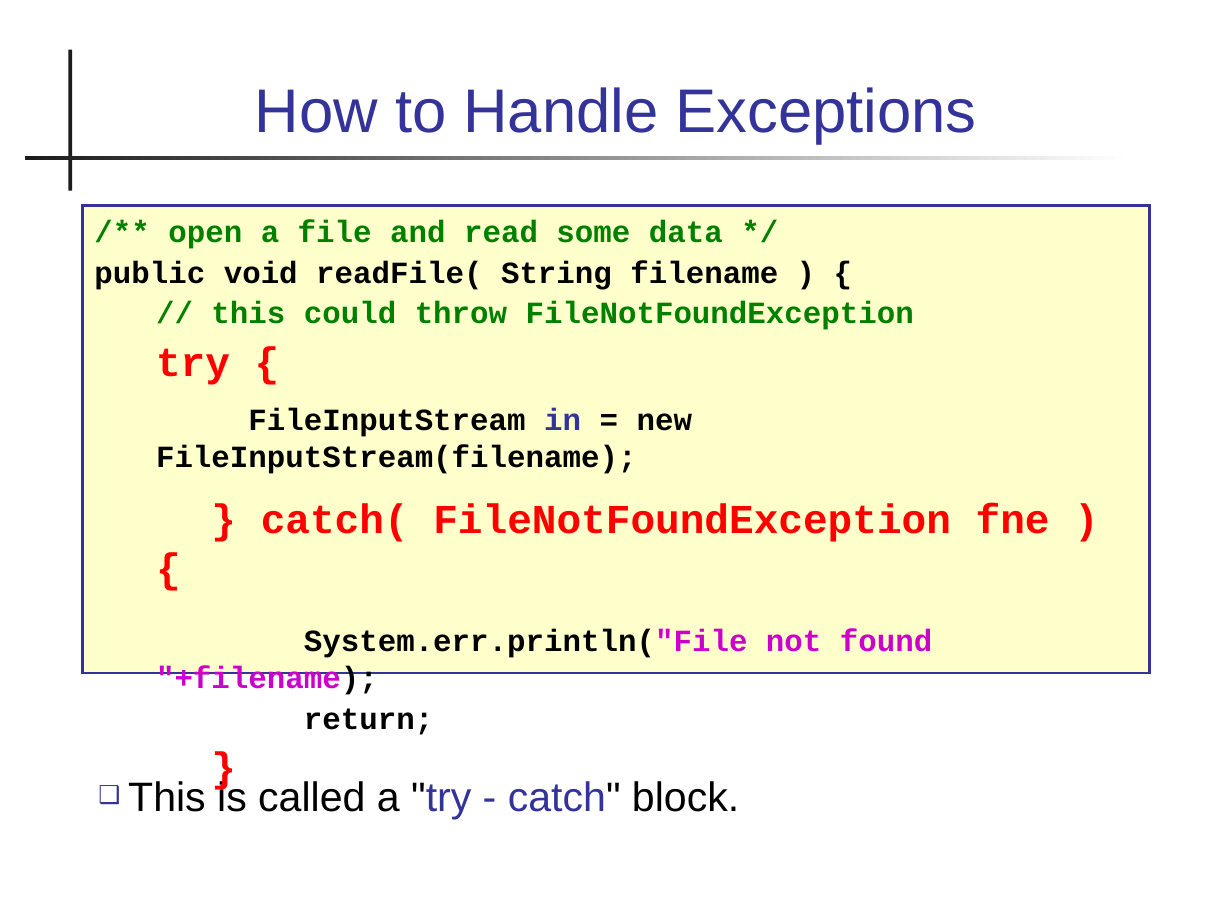
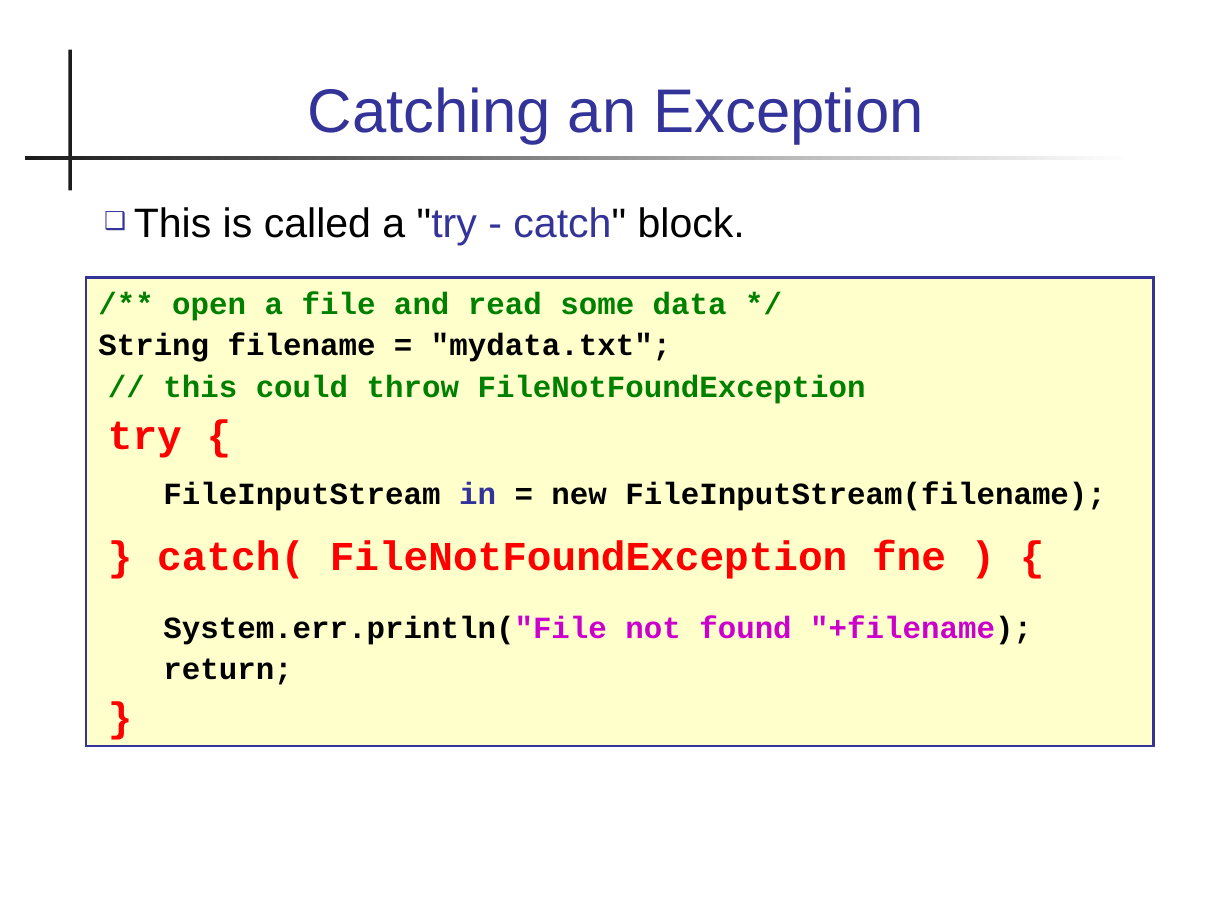
Before and after one commit to skeoop/skeoop.github.io, a slide deck: slide 13 of week6/Exceptions.ppt (slide 8 before the commit). Drawn at 1232x924 pixels with LibreOffice and Linux fonts; fonts in the diff are those of the drawing. Boxes give left, top, right and bottom in pixels: in the first picture for what was removed or moved away, otherwise in the second. Text is boxed around its words. In the diff, an @@ line names an element or a change of style, - is before the commit and + after.

Commit message:
update slides on exceptions

```diff
--- a/week6/Exceptions.ppt
+++ b/week6/Exceptions.ppt
@@ title at (x1=308, y1=87, x2=923, y2=144): text changed @@
-How to Handle Exceptions
+Catching an Exception
@@ text "This is called a "try ..." moved from (x1=128, y1=778, x2=739, y2=819) to (x1=134, y1=207, x2=745, y2=245) @@
@@ rectangle "/** open a file and ..." moved from (x1=83, y1=206, x2=1149, y2=674) to (x1=86, y1=277, x2=1153, y2=747) @@
@@ text in rectangle at (x1=98, y1=333, x2=671, y2=362): text changed @@
-public void readFile( String filename ) {
+String filename = "mydata.txt";
@@ text in rectangle at (x1=108, y1=375, x2=866, y2=458): list level 2 to 1 in "// this could throw FileNotFoundException"; list level 2 to 1 in "try {" @@
```
Also in this commit, not shown: 17 other slides changed, 13 slides added, 2 slides removed.
